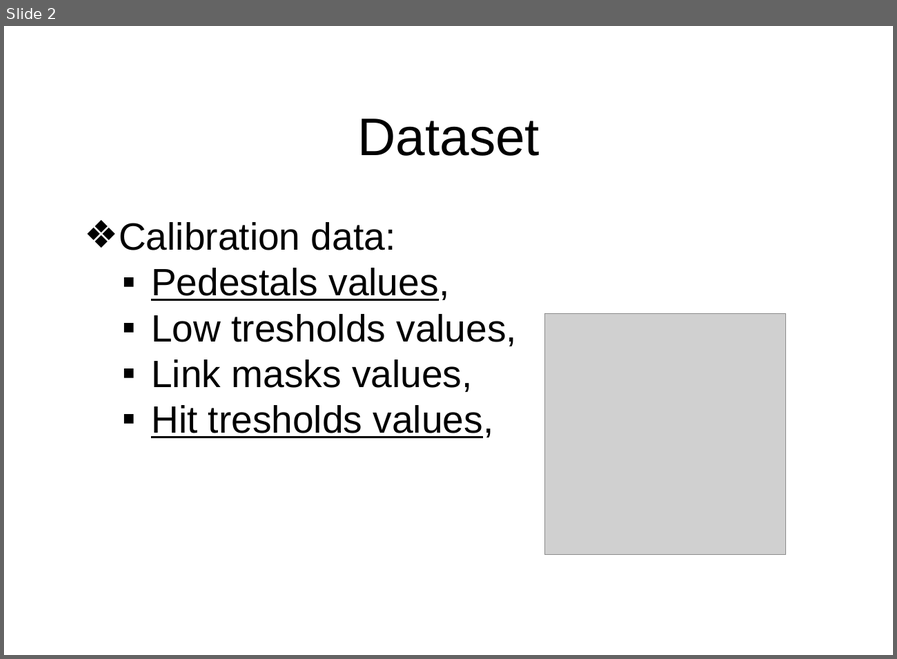
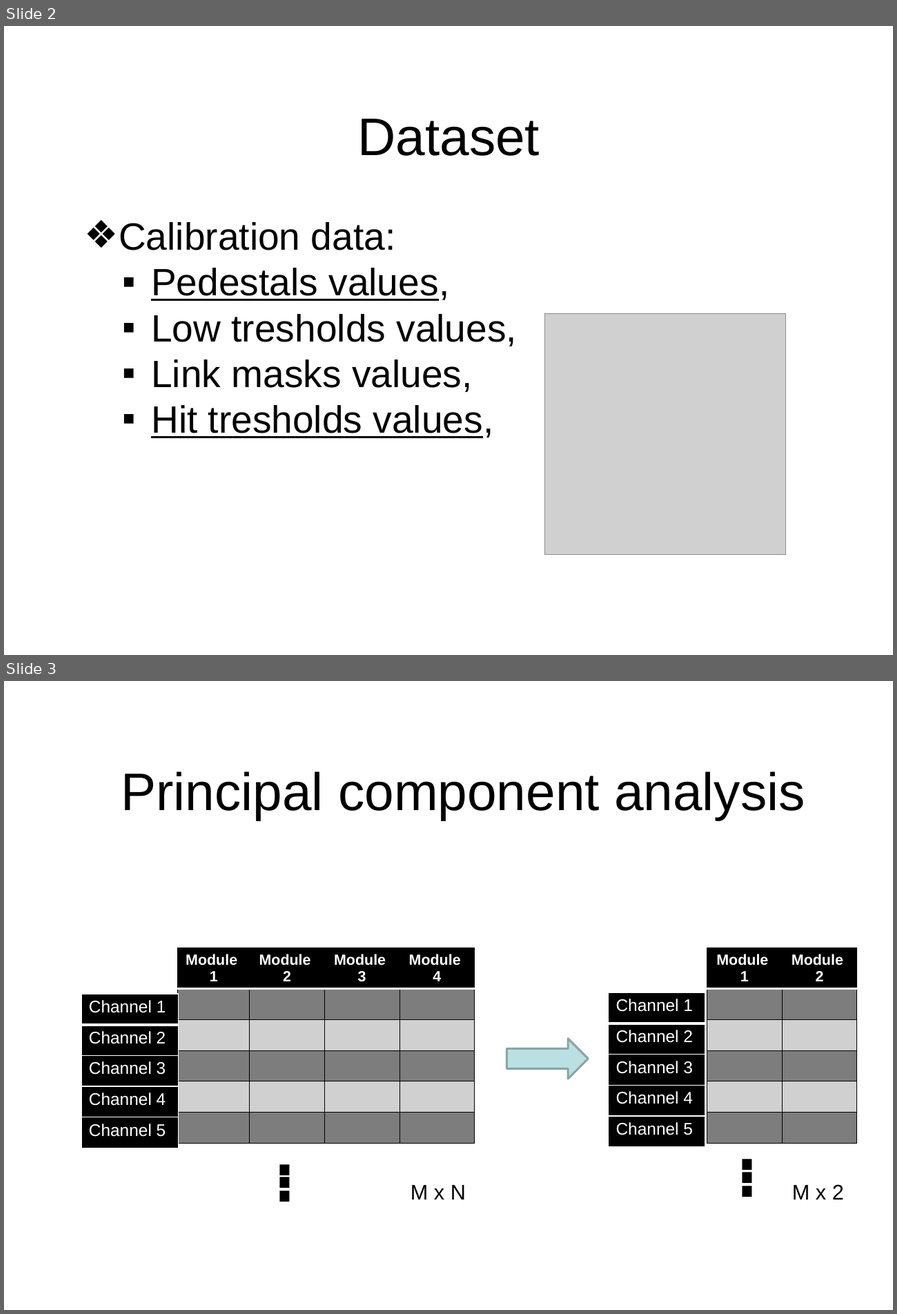
Before and after one commit to Czerwooonka/pracaMagisterska-WizualizacjaDanych, a slide deck: Prezentacja.pptx. Shown one above the other, each under a label of ours: slide 2 before the commit, slides 2 and 3 after it. The pictures are 897x659 and 897x1314 pixels, drawn with LibreOffice and Linux fonts; fonts in the diff are those of the drawing; grey boxes stand for pictures; background and template pictures are left out. Boxes give left, top, right and bottom in pixels: in the first picture for what was removed or moved away, otherwise in the second. Text is boxed around its words. In the diff, an @@ line names an element or a change of style, - is before the commit and + after.

```diff
--- a/Prezentacja.pptx
+++ b/Prezentacja.pptx
@@ slide 3 added at (4, 681, 893, 1310), background picture (left out) @@
@@ title added at (121, 771, 805, 820), 50 pt, text #000000 @@
+Principal component analysis
@@ table added at (177, 948, 473, 1145), 6 rows, 4 columns @@
+Module / 1 | Module / 2 | Module / 3 | Module / 4
+ |  |  | 
+ |  |  | 
+ |  |  | 
+ |  |  | 
+ |  |  | 
@@ table added at (707, 948, 856, 1145), 6 rows, 2 columns @@
+Module / 1 | Module / 2
+ | 
+ | 
+ | 
+ | 
+ | 
@@ table added at (81, 994, 179, 1148), 5 rows, 1 columns @@
+Channel 1
+Channel 2
+Channel 3
+Channel 4
+Channel 5
@@ table added at (608, 992, 705, 1147), 5 rows, 1 columns @@
+Channel 1
+Channel 2
+Channel 3
+Channel 4
+Channel 5
@@ right arrow added at (507, 1038, 588, 1079), fill #BBE0E3, outline #8AA6A8 2 pt @@
@@ text added at (263, 1070, 308, 1201), 96 pt, text #000000 @@
+.
@@ text added at (725, 1065, 769, 1196), 96 pt, text #000000 @@
+.
@@ text added at (263, 1083, 308, 1214), 96 pt, text #000000 @@
+.
@@ text added at (725, 1078, 769, 1208), 96 pt, text #000000 @@
+.
@@ text added at (725, 1092, 769, 1223), 96 pt, text #000000 @@
+.
@@ text added at (263, 1096, 308, 1227), 96 pt, text #000000 @@
+.
@@ text added at (410, 1185, 466, 1199), 20 pt, text #000000 @@
+M x N
@@ text added at (792, 1184, 844, 1199), 20 pt, text #000000 @@
+M x 2
```
Also in this commit, not shown: 1 slide changed, 12 other slides added, 11 slides removed, 4 other files.
